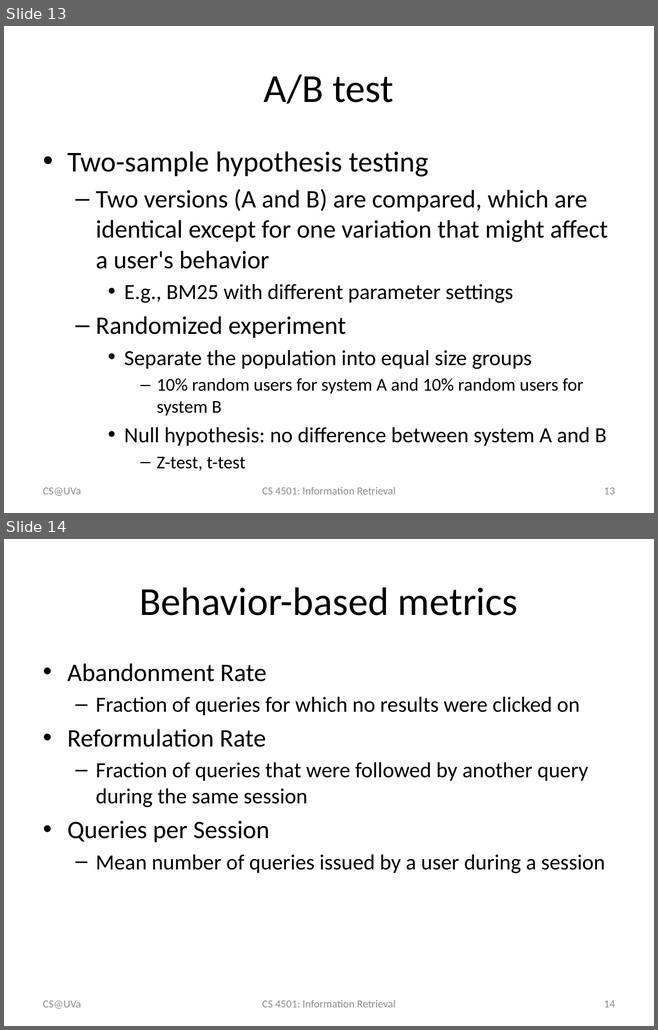
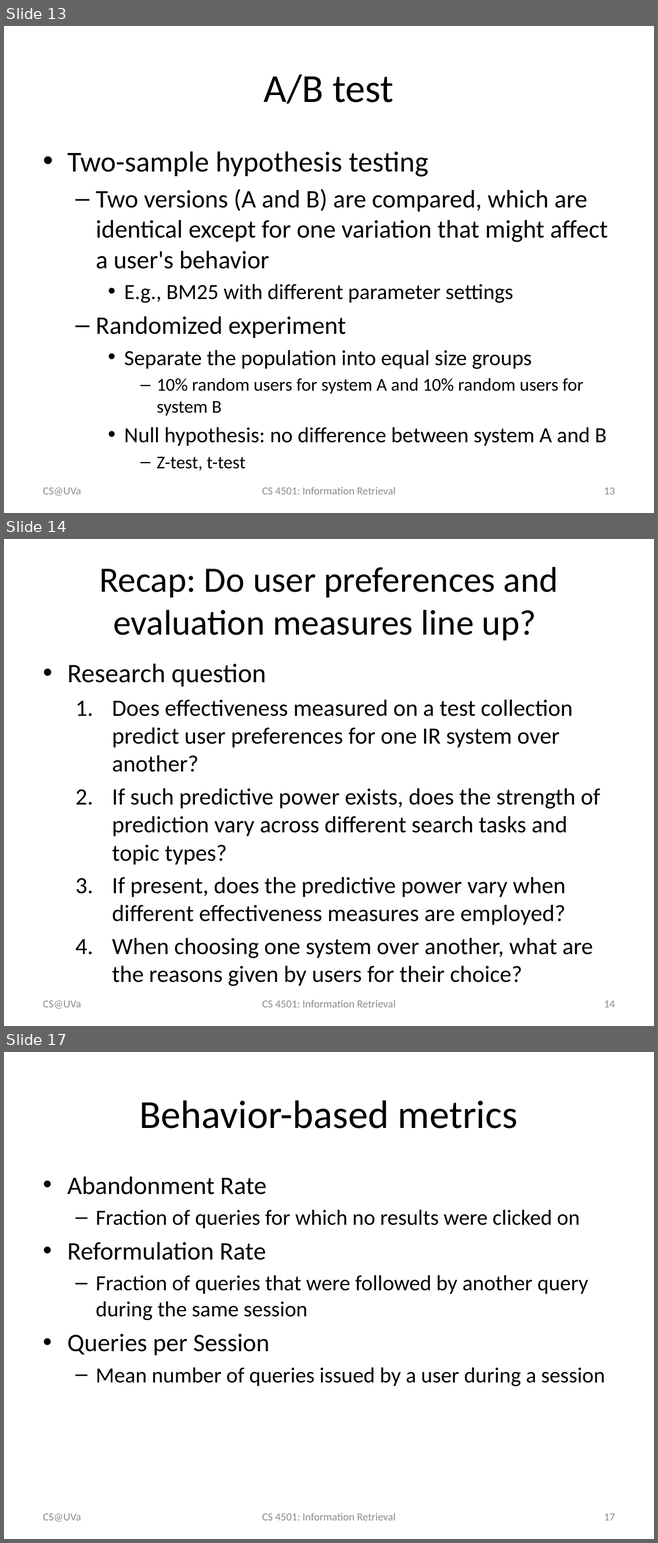
Before and after one commit to wang296/IR2015, a slide deck: docs/Modern Retrieval Evaluations.pptx. Shown one above the other, each under a label of ours: slides 13 and 14 before the commit, slides 13, 14 and 17 after it; the slides between them are not shown. The pictures are 658x1030 and 658x1543 pixels, drawn with LibreOffice and Linux fonts; fonts in the diff are those of the drawing. Boxes give left, top, right and bottom in pixels: in the first picture for what was removed or moved away, otherwise in the second. Text is boxed around its words. In the diff, an @@ line names an element or a change of style, - is before the commit and + after.

```diff
--- a/docs/Modern Retrieval Evaluations.pptx
+++ b/docs/Modern Retrieval Evaluations.pptx
@@ slide 14 added at bbox=[4, 539, 654, 1026], background #FFFFFF @@
@@ title added at bbox=[99, 567, 558, 641], 39.6 pt, text #000000 @@
+Recap: Do user preferences and evaluation measures line up?
@@ text added at bbox=[67, 664, 600, 986], 25.9 pt, text #000000 @@
+• Research question
+  1. Does effectiveness measured on a test collection predict user preferences for one IR system over another?
+  2. If such predictive power exists, does the strength of prediction vary across different search tasks and topic types?
+  3. If present, does the predictive power vary when different effectiveness measures are employed?
+  4. When choosing one system over another, what are the reasons given by users for their choice?
@@ text added at bbox=[43, 1001, 81, 1009], 12 pt, text #8C8C8C @@
+CS@UVa
@@ text added at bbox=[262, 1000, 395, 1008], 12 pt, text #8C8C8C @@
+CS 4501: Information Retrieval
@@ page number added at bbox=[604, 1001, 615, 1008], 12 pt, text #8C8C8C @@
+14
@@ what was slide 14 is now slide 17 @@
@@ page number at bbox=[604, 1514, 615, 1521]: text changed @@
-14
+17
```
Also in this commit, not shown: 2 slides changed, 9 other slides added, 7 other files.
